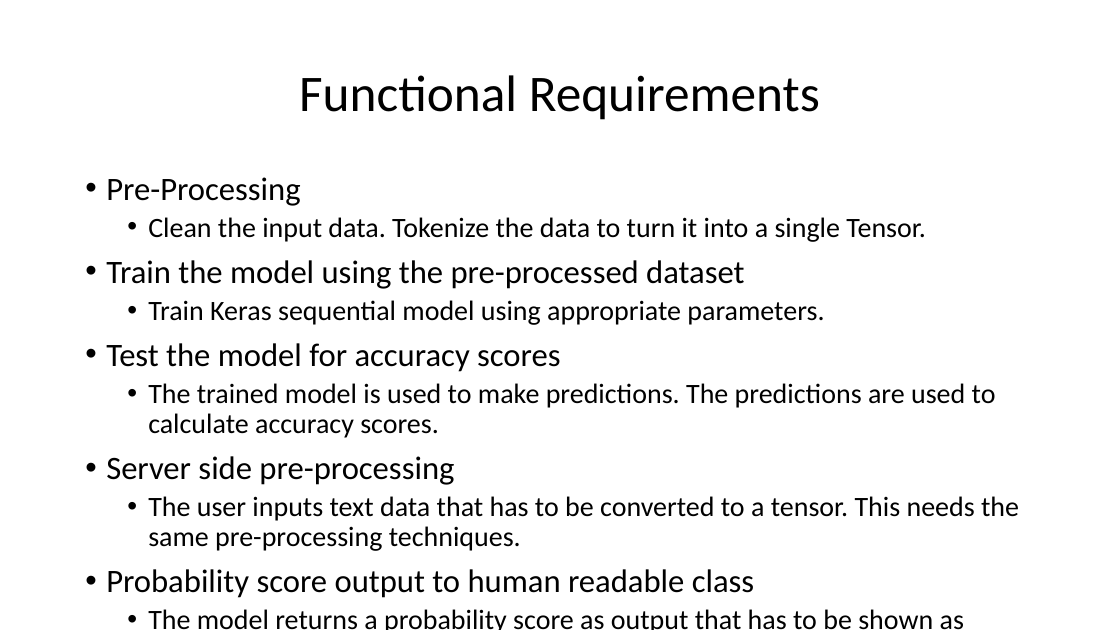
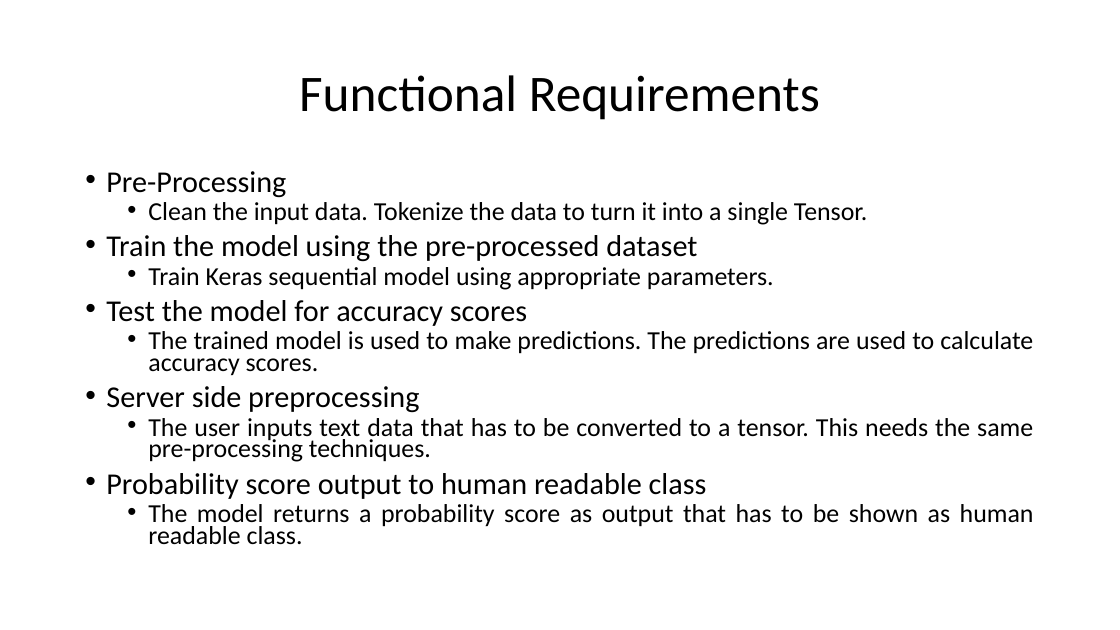
Before and after one commit to HarshaKy/text-classifier, a slide deck: slide 9 of docs/Presentation.pptx. Drawn at 1120x630 pixels with LibreOffice and Linux fonts; fonts in the diff are those of the drawing. Boxes give left, top, right and bottom in pixels: in the first picture for what was removed or moved away, otherwise in the second. Text is boxed around its words. In the diff, an @@ line names an element or a change of style, - is before the commit and + after.

```diff
--- a/docs/Presentation.pptx
+++ b/docs/Presentation.pptx
@@ text at box(106, 171, 1034, 545): size 28 to 25.9 pt in "Pre-Processing", "Train the model using the pre-processed dataset", "Test the model for accuracy scores", "Probability score output to human readable class"; size 24 to 22.2 pt in "Clean the input data. Tokenize the data ...", "Train Keras sequential model using appropriate parameters.", "The trained model is used to make ...", "The user inputs text data that has ..." and 1 more places; alignment left to justified; line spacing 0.9 to 0.7 @@
@@ text at box(106, 386, 419, 413): text changed; size 28 to 25.9 pt @@
-• Server side pre-processing
+• Server side preprocessing
```
Also in this commit, not shown: 6 other slides changed.
